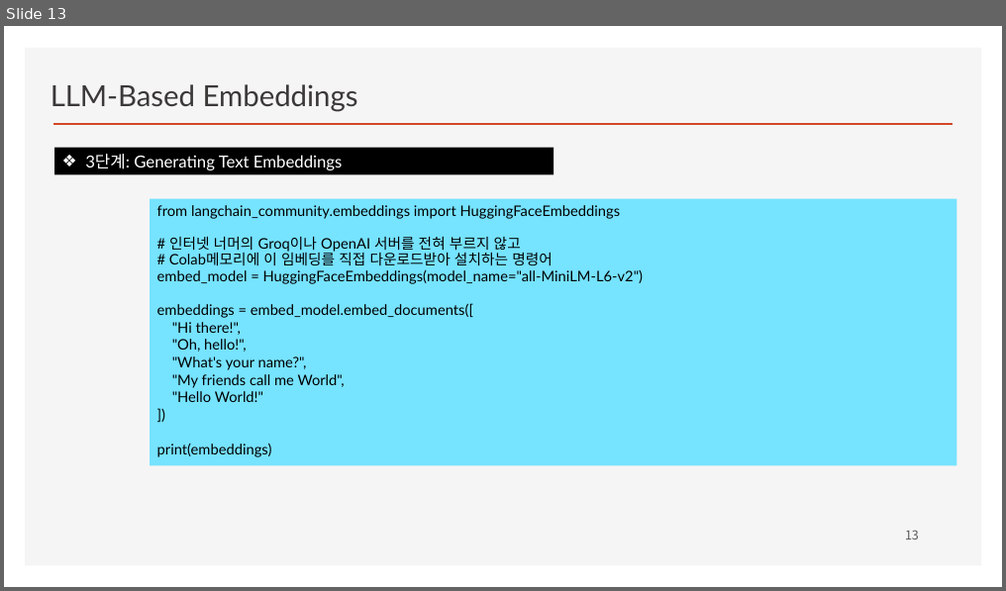
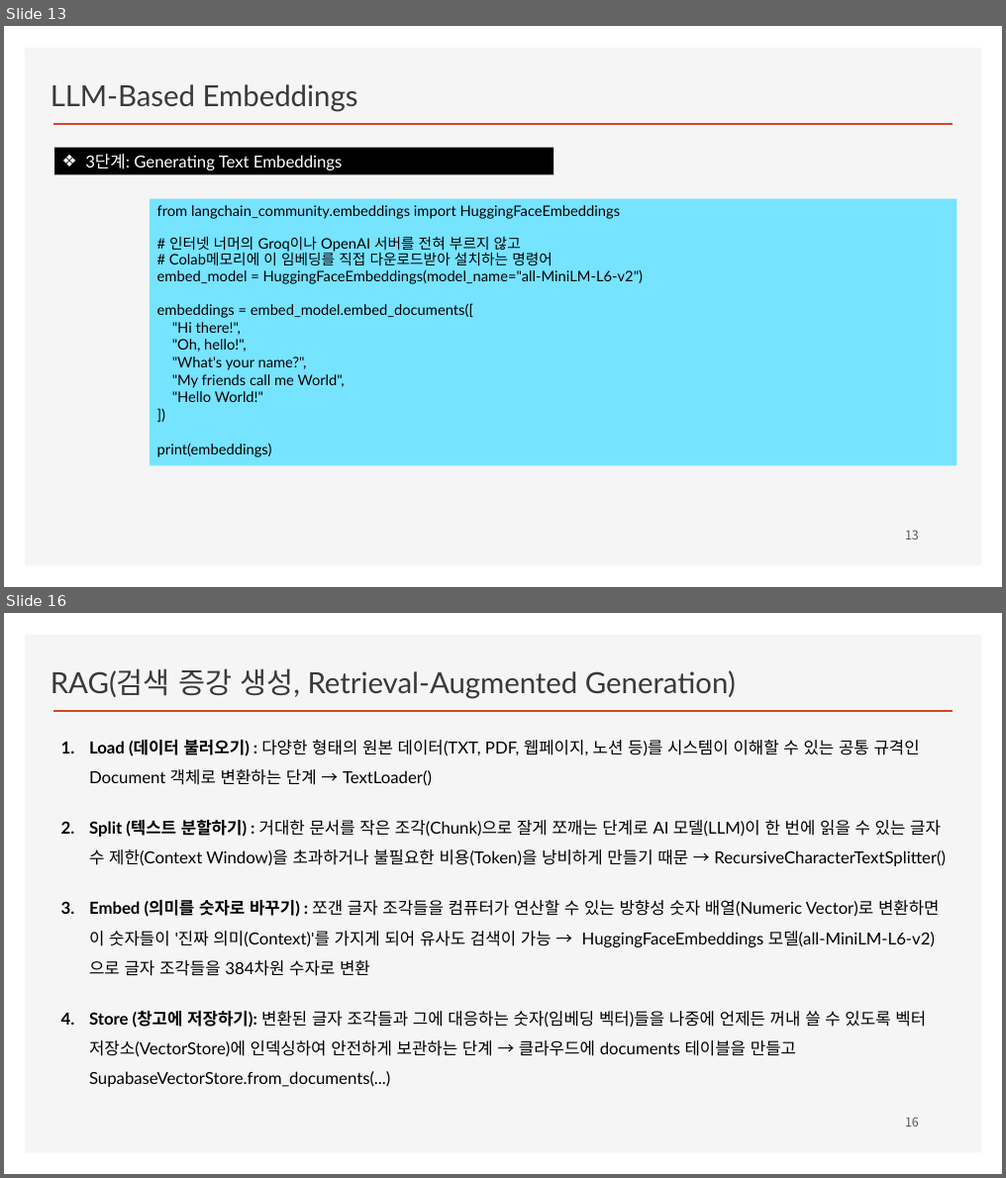
Before and after one commit to ancestor9/2026_Fall_Learning-Langchain-AI-Agent, a slide deck: CHAPTER 2 RAG Part I_Indexing Your Data.pptx. Shown one above the other, each under a label of ours: slide 13 before the commit, slides 13 and 16 after it; the slides between them are not shown. The pictures are 1006x591 and 1006x1178 pixels, drawn with LibreOffice and Linux fonts; fonts in the diff are those of the drawing; background and template pictures are left out. Boxes give left, top, right and bottom in pixels: in the first picture for what was removed or moved away, otherwise in the second. Text is boxed around its words. In the diff, an @@ line names an element or a change of style, - is before the commit and + after.

```diff
--- a/CHAPTER 2 RAG Part I_Indexing Your Data.pptx
+++ b/CHAPTER 2 RAG Part I_Indexing Your Data.pptx
@@ slide 16 added at box(4, 613, 1002, 1174), background #FFFFFF; not listed: 2 template elements that a slide beside it also shows @@
@@ text added at box(51, 668, 736, 698), 28 pt, text #3B3838 @@
+RAG(검색 증강 생성, Retrieval-Augmented Generation)
@@ text added at box(89, 740, 945, 1087), 16 pt, text #000000 @@
+1. Load (데이터 불러오기) : 다양한 형태의 원본 데이터(TXT, PDF, 웹페이지, 노션 등)를 시스템이 이해할 수 있는 공통 규격인 Document 객체로 변환하는 단계 → TextLoader()
+2. Split (텍스트 분할하기) : 거대한 문서를 작은 조각(Chunk)으로 잘게 쪼깨는 단계로 AI 모델(LLM)이 한 번에 읽을 수 있는 글자 수 제한(Context Window)을 초과하거나 불필요한 비용(Token)을 낭비하게 만들기 때문 → RecursiveCharacterTextSplitter()
+3. Embed (의미를 숫자로 바꾸기) : 쪼갠 글자 조각들을 컴퓨터가 연산할 수 있는 방향성 숫자 배열(Numeric Vector)로 변환하면 이 숫자들이 '진짜 의미(Context)'를 가지게 되어 유사도 검색이 가능 → HuggingFaceEmbeddings 모델(all-MiniLM-L6-v2)으로 글자 조각들을 384차원 수자로 변환
+4. Store (창고에 저장하기): 변환된 글자 조각들과 그에 대응하는 숫자(임베딩 벡터)들을 나중에 언제든 꺼내 쓸 수 있도록 벡터 저장소(VectorStore)에 인덱싱하여 안전하게 보관하는 단계 → 클라우드에 documents 테이블을 만들고 SupabaseVectorStore.from_documents(...)
@@ page number added at box(905, 1117, 919, 1127), 12 pt, text #595959 @@
+16
```
Also in this commit, not shown: 1 slide changed, 4 other slides added.
